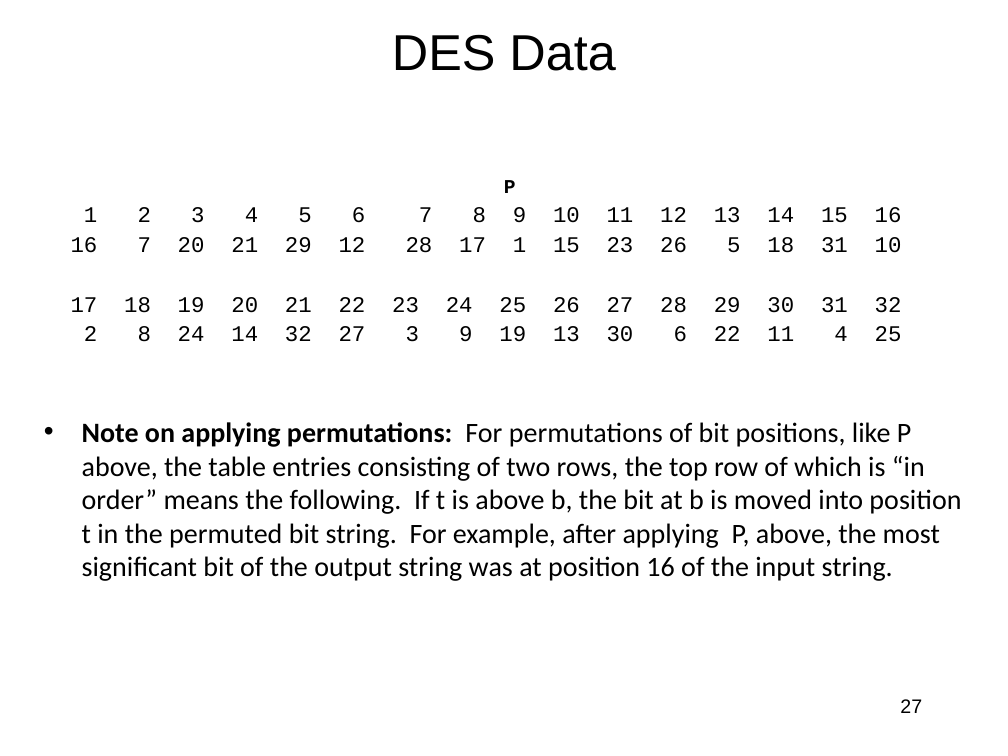
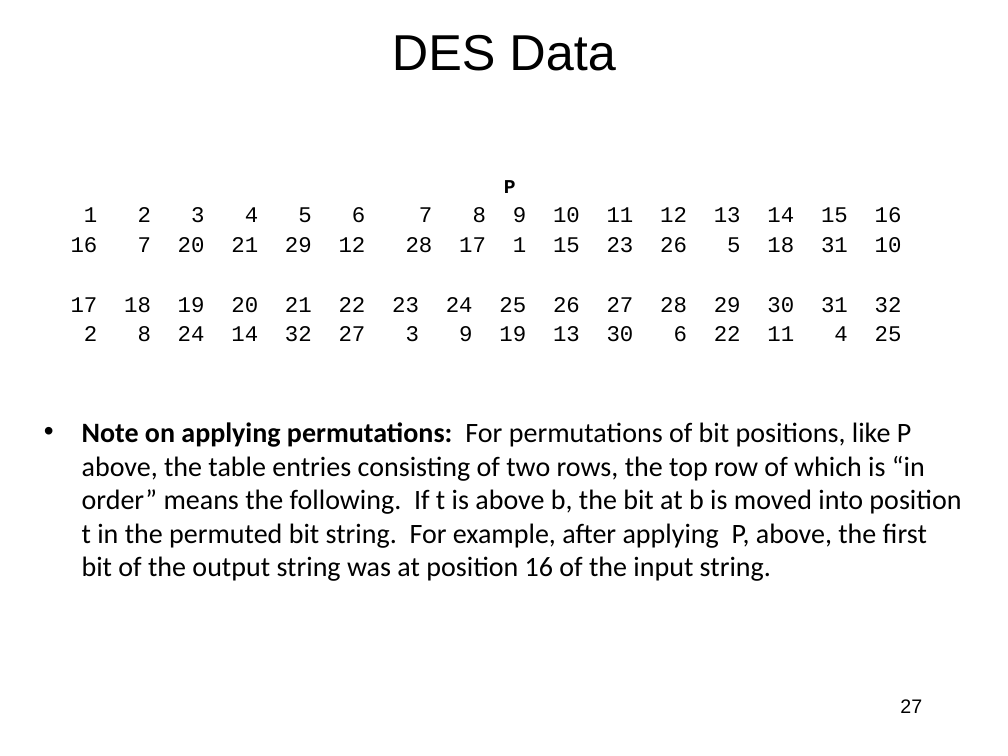
Before and after one commit to jlmucb/class_notes, a slide deck: slide 27 of BerkeleyClass/CS290Spring2013/Lectures/Cryptoclass3.pptx. Drawn at 1008x756 pixels with LibreOffice and Linux fonts; fonts in the diff are those of the drawing. Boxes give left, top, right and bottom in pixels: in the first picture for what was removed or moved away, otherwise in the second. Text is boxed around its words. In the diff, an @@ line names an element or a change of style, - is before the commit and + after.

```diff
--- a/BerkeleyClass/CS290Spring2013/Lectures/Cryptoclass3.pptx
+++ b/BerkeleyClass/CS290Spring2013/Lectures/Cryptoclass3.pptx
@@ text at [82, 422, 961, 581]: text changed @@
-• Note on applying permutations: For permutations of bit positions, like P above, the table entries consisting of two rows, the top row of which is “in order” means the following. If t is above b, the bit at b is moved into position t in the permuted bit string. For example, after applying P, above, the most significant bit of the output string was at position 16 of the input string.
+• Note on applying permutations: For permutations of bit positions, like P above, the table entries consisting of two rows, the top row of which is “in order” means the following. If t is above b, the bit at b is moved into position t in the permuted bit string. For example, after applying P, above, the first bit of the output string was at position 16 of the input string.
```
Also in this commit, not shown: 2 other slides changed, 1 other file.
